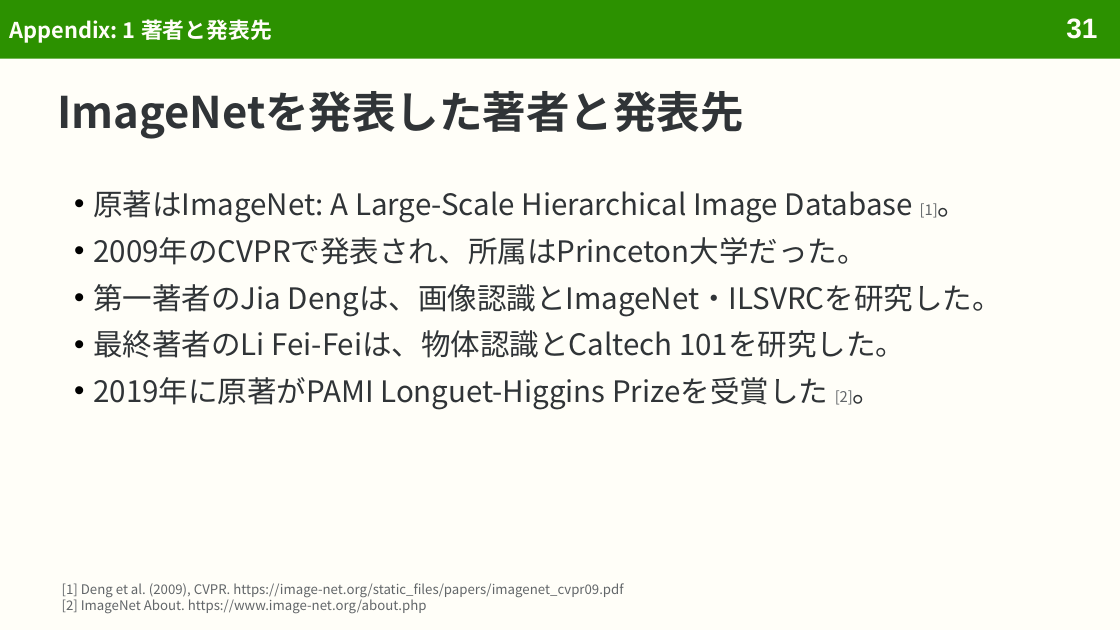
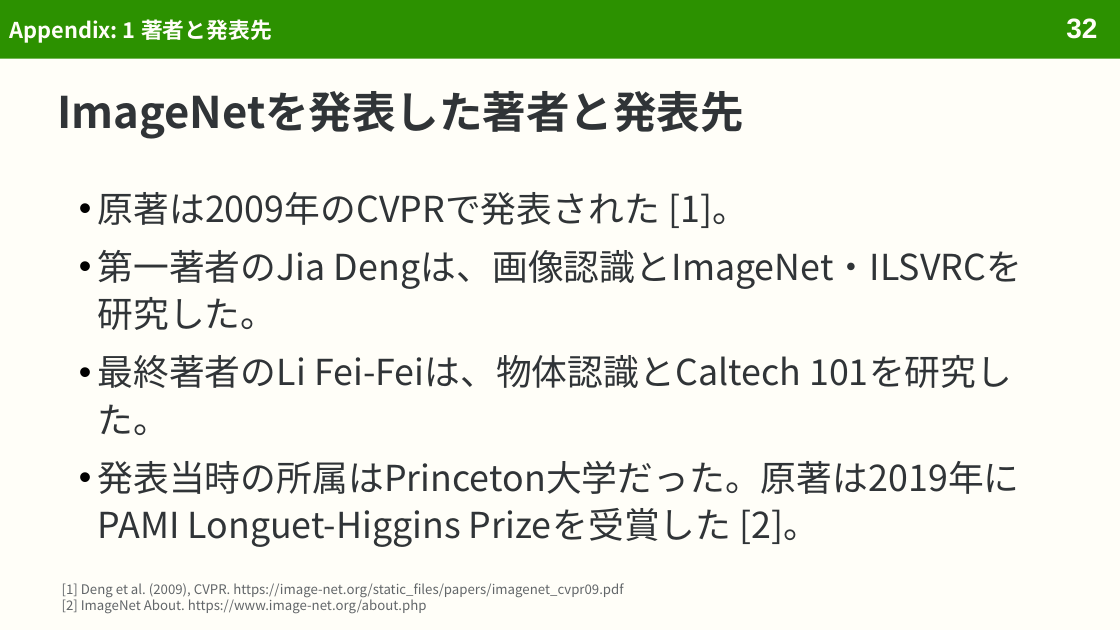
Before and after one commit to sasakiy84/datasets-in-10-minutes, a slide deck: slide 32 of slides/datasets-in-10-minutes-imagenet.pptx (slide 31 before the commit). Drawn at 1120x630 pixels with LibreOffice and Linux fonts; fonts in the diff are those of the drawing. Boxes give left, top, right and bottom in pixels: in the first picture for what was removed or moved away, otherwise in the second. Text is boxed around its words. In the diff, an @@ line names an element or a change of style, - is before the commit and + after.

```diff
--- a/slides/datasets-in-10-minutes-imagenet.pptx
+++ b/slides/datasets-in-10-minutes-imagenet.pptx
@@ page number at bbox=[1066, 18, 1097, 39]: text changed @@
-31
+32
@@ text at bbox=[98, 192, 748, 228]: text changed; size 19 to 23 pt @@
-• 原著はImageNet: A Large-Scale Hierarchical Image Database [1]。
-• 2009年のCVPRで発表され、所属はPrinceton大学だった。
+• 原著は2009年のCVPRで発表された [1]。
@@ text at bbox=[98, 250, 1022, 435]: size 19 to 23 pt in "第一著者のJia Dengは、画像認識とImageNet・ILSVRCを研究した。", "最終著者のLi Fei-Feiは、物体認識とCaltech 101を研究した。"; indent changed; more space between paragraphs @@
@@ text at bbox=[98, 461, 1020, 547]: text changed; size 19 to 23 pt @@
-• 2019年に原著がPAMI Longuet-Higgins Prizeを受賞した [2]。
+• 発表当時の所属はPrinceton大学だった。原著は2019年にPAMI Longuet-Higgins Prizeを受賞した [2]。
```
Also in this commit, not shown: 54 other slides changed, 2 slides added, 10 other files.
